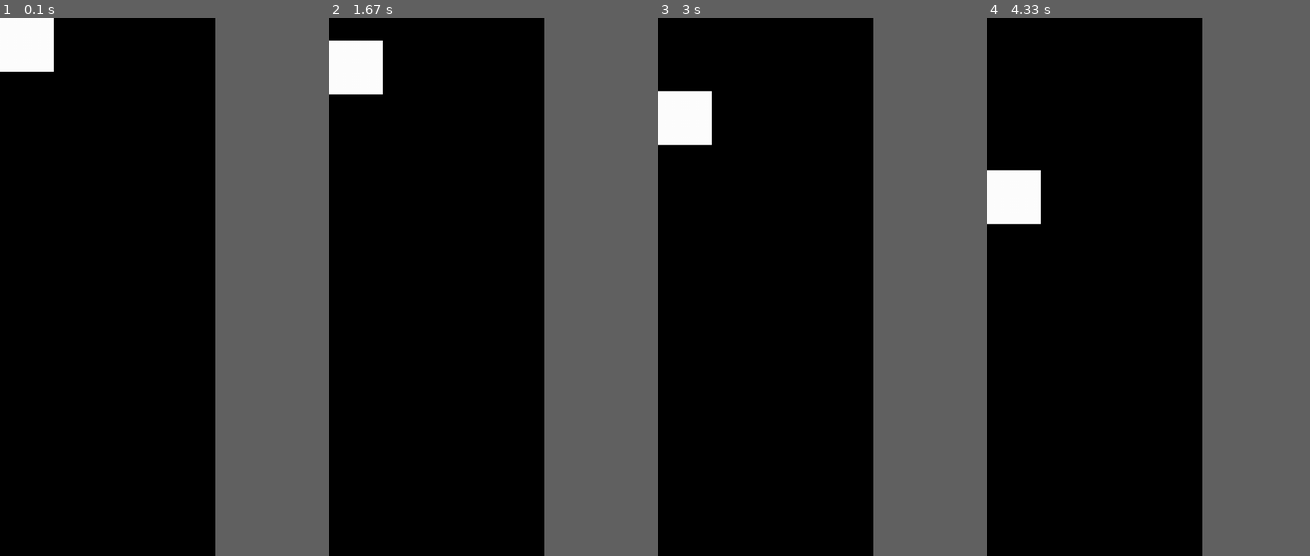
Above: before the commit, frames 1-4 (left to right).
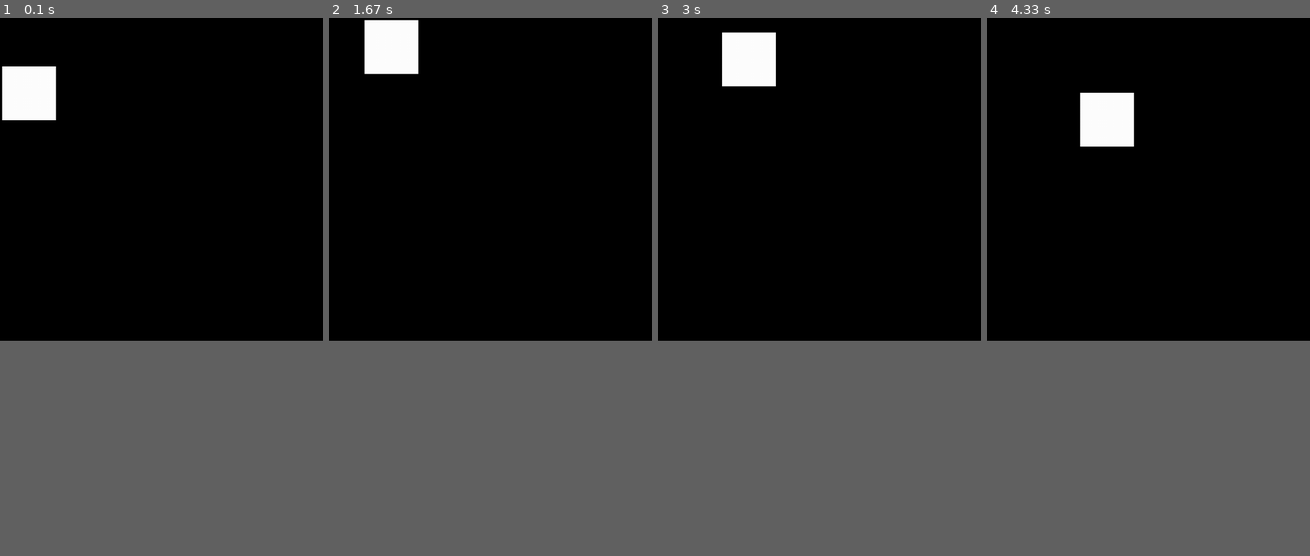
Above: after the commit, the same moments.

Repository: lvanderlyn/VideoGame
Game: pygame game, started from gravity.py
The game is run twice, just before and just after one commit, with the same random seed, the same clock (stepped at 60 frames per second) and the same inputs.
Inputs:
- Up to frame 1 (0.1 s): no input
- Up to frame 2 (1.67 s): no input
- Up to frame 3 (3 s): no input
- Up to frame 4 (4.33 s): no input
In our replay, the window is 360x900 before the commit and 540x540 after it. These sizes can differ from the game's own. Grey fills any space a smaller window leaves; there, only what the larger window draws over its background counts as a difference.

The runs differ from the first frame. In frame 1, 3.0% of the frame differs, in the area x 0-18%, y 0-19%; in frame 2, 2.7%; in frame 3, 3.4%; in frame 4, 3.4%, in the area x 0-46%, y 13-39%.

Commit message:
Updating the gravity file to include a horizontal (or vertical) jump and collisions with the bottom of the window

Diff:
--- a/gravity.py
+++ b/gravity.py
@@ -29,12 +29,16 @@
         x = self.position[0] + self.velocity[0]*dt
         y = self.position[1] + self.velocity[1]*dt
         self.position = (x,y)
+    def jump(self):
+        vx = self.velocity[0]
+        vy = -100
+        self.velocity = (vx,vy)
 
 def gravity(jumpman, dt):
     """
     updates the velocity of the jumpman after time dt has passed
     """
-    acceleration = 30
+    acceleration = 50
     speed = jumpman.getVelocity()[1] #jumpman velocity should be a tuple with x-comp and y-comp
     yPos = jumpman.getPosition()[1] #position should be tuple of x-coor and y-coor of top right corner
 
@@ -49,7 +53,9 @@
 fpsClock = pygame.time.Clock()
 
 # set up the window
-DISPLAYSURF = pygame.display.set_mode((400, 1000), 0, 32)
+WINDOWHEIGHT = 600
+WINDOWWIDTH = 600
+DISPLAYSURF = pygame.display.set_mode((WINDOWWIDTH, WINDOWHEIGHT), 0, 32)
 pygame.display.set_caption('Gravity')
 
 WHITE = (255, 255, 255)
@@ -57,8 +63,11 @@
 
 n = 100.0
 
-man = Jumpman((0.0,0.0),(0.0,0.0))
+man = Jumpman((0.0,100.0),(40.0,0.0))
 pygame.draw.rect(DISPLAYSURF, WHITE, (man.getPosition()[0], man.getPosition()[1], n,n))
+
+count=0
+man.jump()
 
 while True: # the main game loop
     DISPLAYSURF.fill(BLACK)
@@ -68,8 +77,17 @@
             pygame.quit()
             sys.exit()
     dt = 1.0/FPS
-    gravity(man,dt)
+
+    #accounts for collision with botton of window
+    if(man.getPosition()[1] < (WINDOWHEIGHT-n)):
+        gravity(man,dt)
+    else:
+        man.setPosition((man.getPosition()[0],(WINDOWHEIGHT-n)))
+        man.setVelocity((0.0,0.0))
+
     man.updatePosition(dt)
+
+
 
     #draws a new jumpman rectangel
     pygame.draw.rect(DISPLAYSURF, WHITE, (man.getPosition()[0],man.getPosition()[1], n,n))
